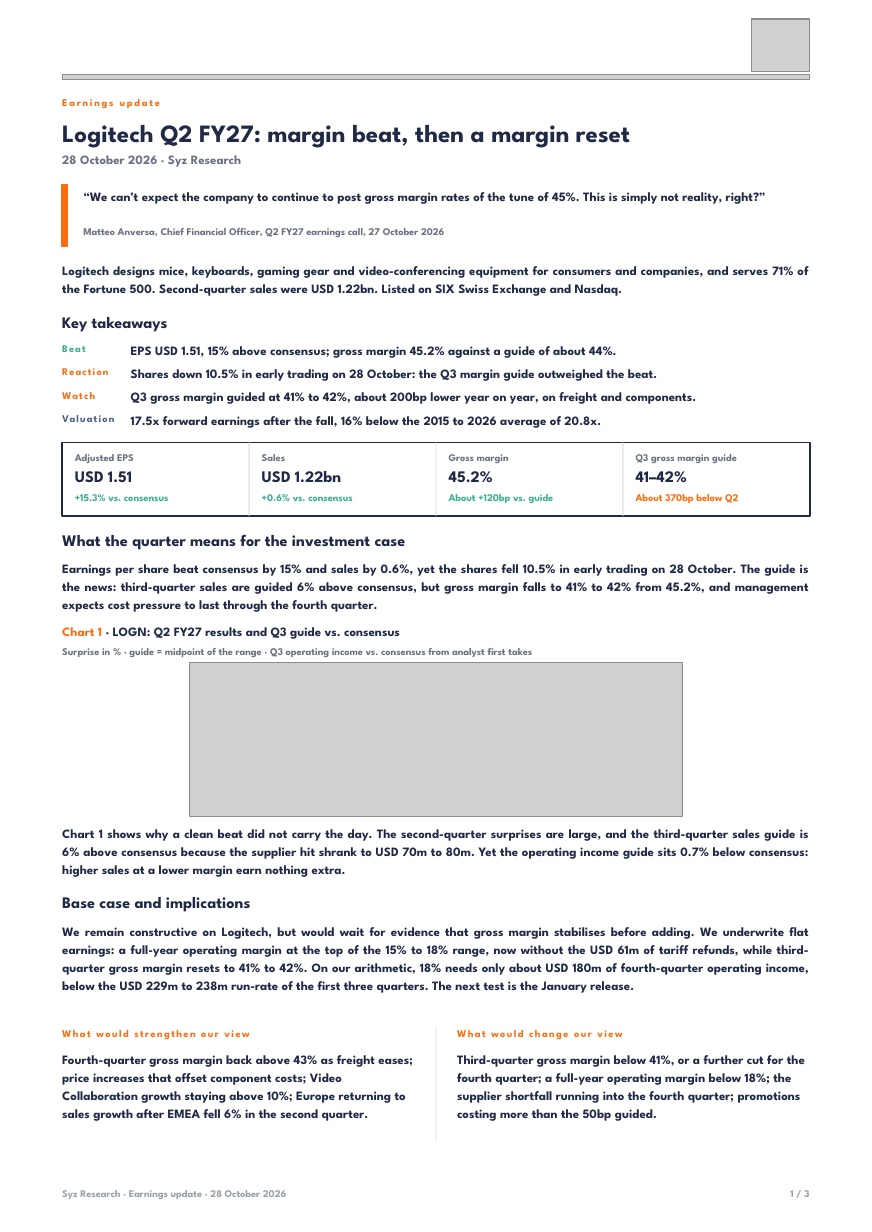
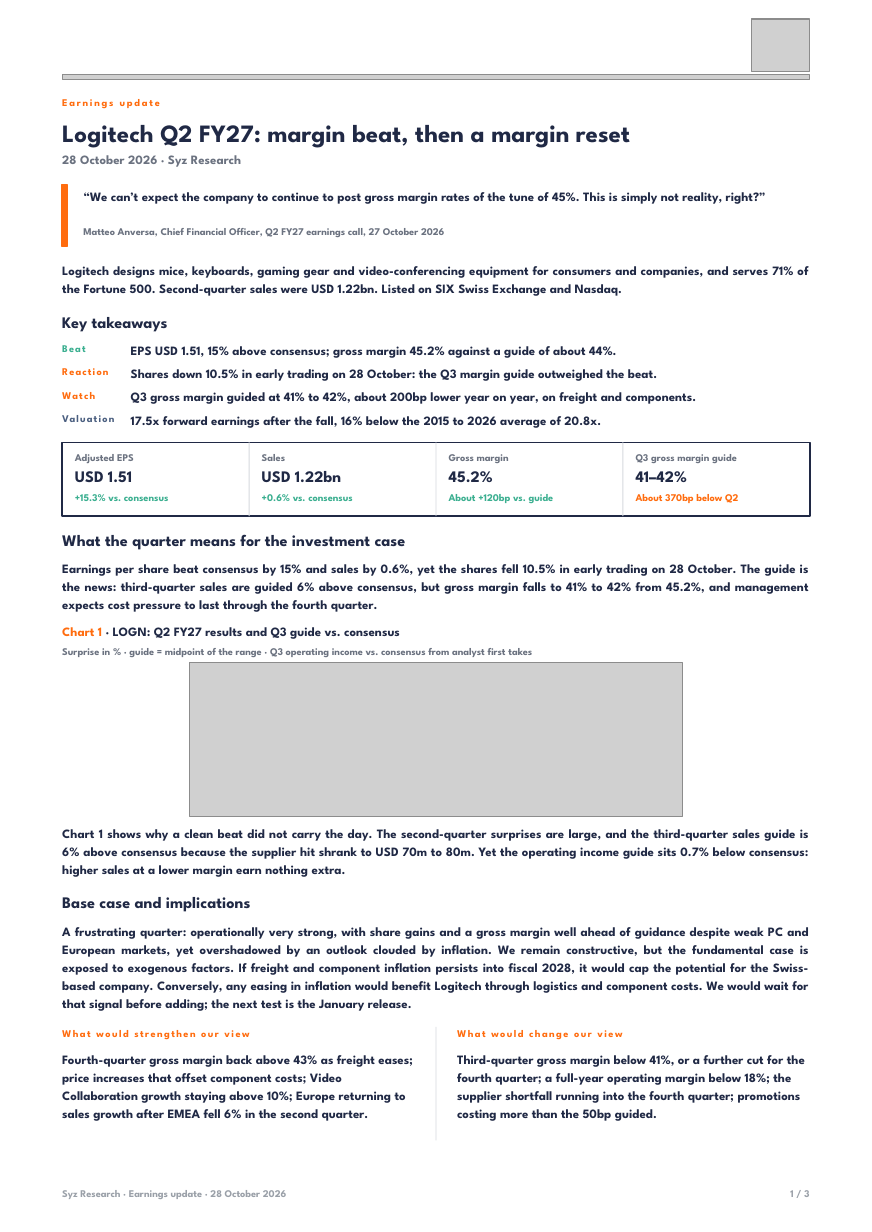
Before and after one commit to jb-db05/syz-earnings, a slide deck: slide 1 of reports/LOGN_Q2_FY27/Earnings_Update_LOGN_Q2FY27.pptx. Drawn at 872x1232 pixels with LibreOffice and Linux fonts; fonts in the diff are those of the drawing; grey boxes stand for pictures. Boxes give left, top, right and bottom in pixels: in the first picture for what was removed or moved away, otherwise in the second. Text is boxed around its words. In the diff, an @@ line names an element or a change of style, - is before the commit and + after.

```diff
--- a/reports/LOGN_Q2_FY27/Earnings_Update_LOGN_Q2FY27.pptx
+++ b/reports/LOGN_Q2_FY27/Earnings_Update_LOGN_Q2FY27.pptx
@@ text at (62, 927, 809, 1011): text changed @@
-We remain constructive on Logitech, but would wait for evidence that gross margin stabilises before adding. We underwrite flat earnings: a full-year operating margin at the top of the 15% to 18% range, now without the USD 61m of tariff refunds, while third-quarter gross margin resets to 41% to 42%. On our arithmetic, 18% needs only about USD 180m of fourth-quarter operating income, below the USD 229m to 238m run-rate of the first three quarters. The next test is the January release.
+A frustrating quarter: operationally very strong, with share gains and a gross margin well ahead of guidance despite weak PC and European markets, yet overshadowed by an outlook clouded by inflation. We remain constructive, but the fundamental case is exposed to exogenous factors. If freight and component inflation persists into fiscal 2028, it would cap the potential for the Swiss-based company. Conversely, any easing in inflation would benefit Logitech through logistics and component costs. We would wait for that signal before adding; the next test is the January release.
```
Also in this commit, not shown: 3 other files.
